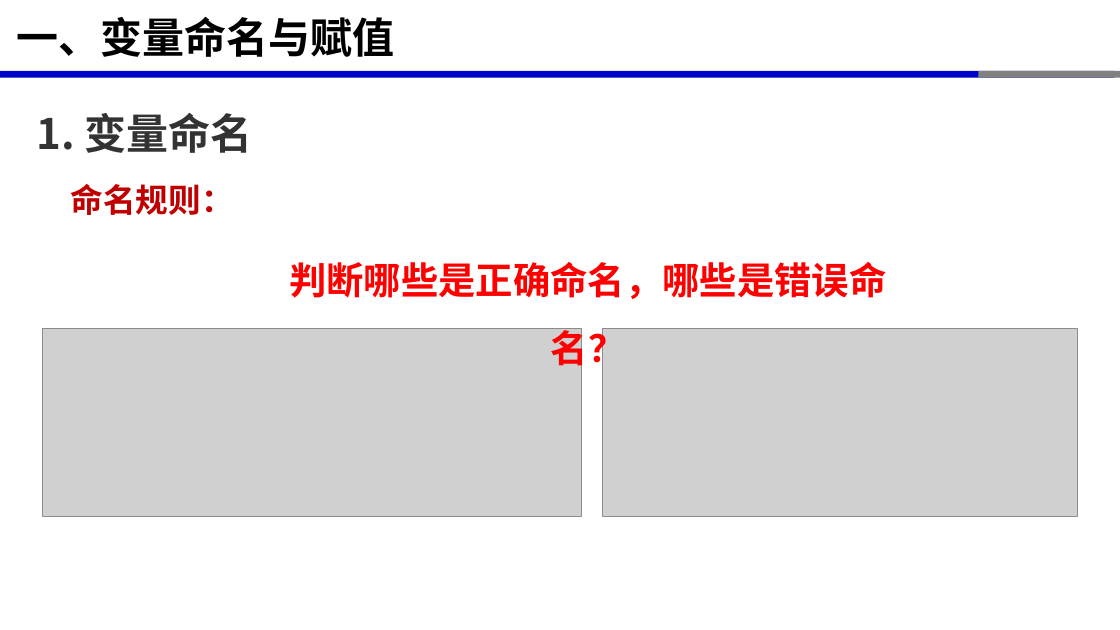
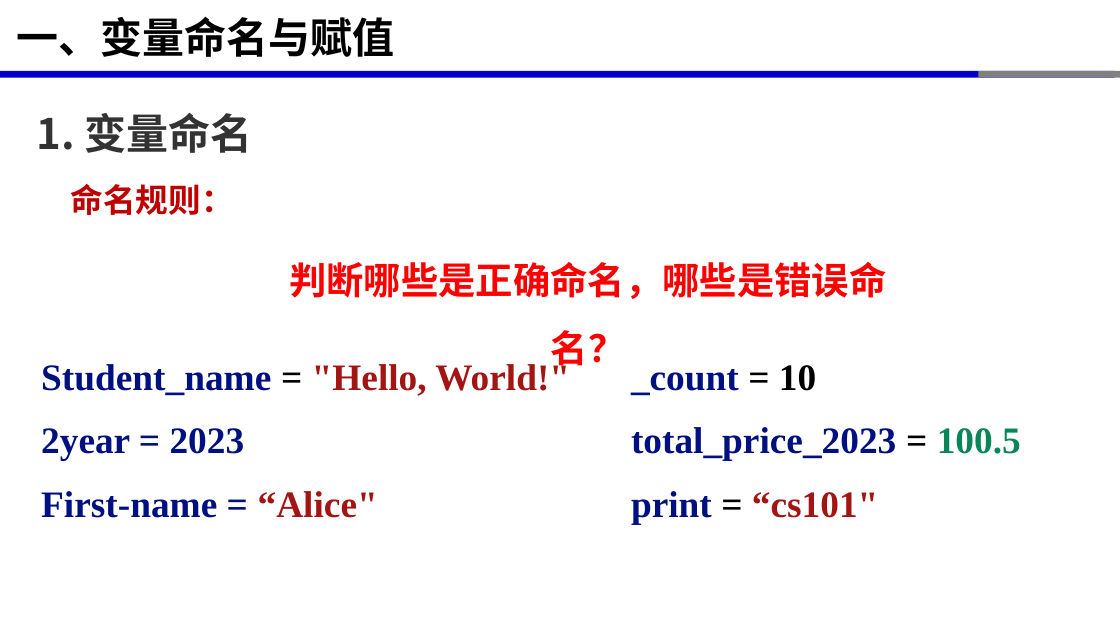
Before and after one commit to xinluo2018/programming-basics, a slide deck: slide 6 of 第2章-变量与数据类型/第2章-变量与数据类型.pptx. Drawn at 1120x630 pixels with LibreOffice and Linux fonts; fonts in the diff are those of the drawing; grey boxes stand for pictures. Boxes give left, top, right and bottom in pixels: in the first picture for what was removed or moved away, otherwise in the second. Text is boxed around its words. In the diff, an @@ line names an element or a change of style, - is before the commit and + after.

```diff
--- a/第2章-变量与数据类型/第2章-变量与数据类型.pptx
+++ b/第2章-变量与数据类型/第2章-变量与数据类型.pptx
@@ picture removed at [43,329,582,517] @@
@@ picture removed at [602,329,1077,517] @@
@@ text added at [41,361,570,518], 32 pt, text #001080, bold @@
+Student_name = "Hello, World!"
+2year = 2023
+First-name = “Alice"
@@ text added at [631,365,1021,524], 32 pt, text #001080, bold @@
+_count = 10
+total_price_2023 = 100.5
+print = “cs101"
```
Also in this commit, not shown: 10 other slides changed, 2 slides added, 18 other files.
